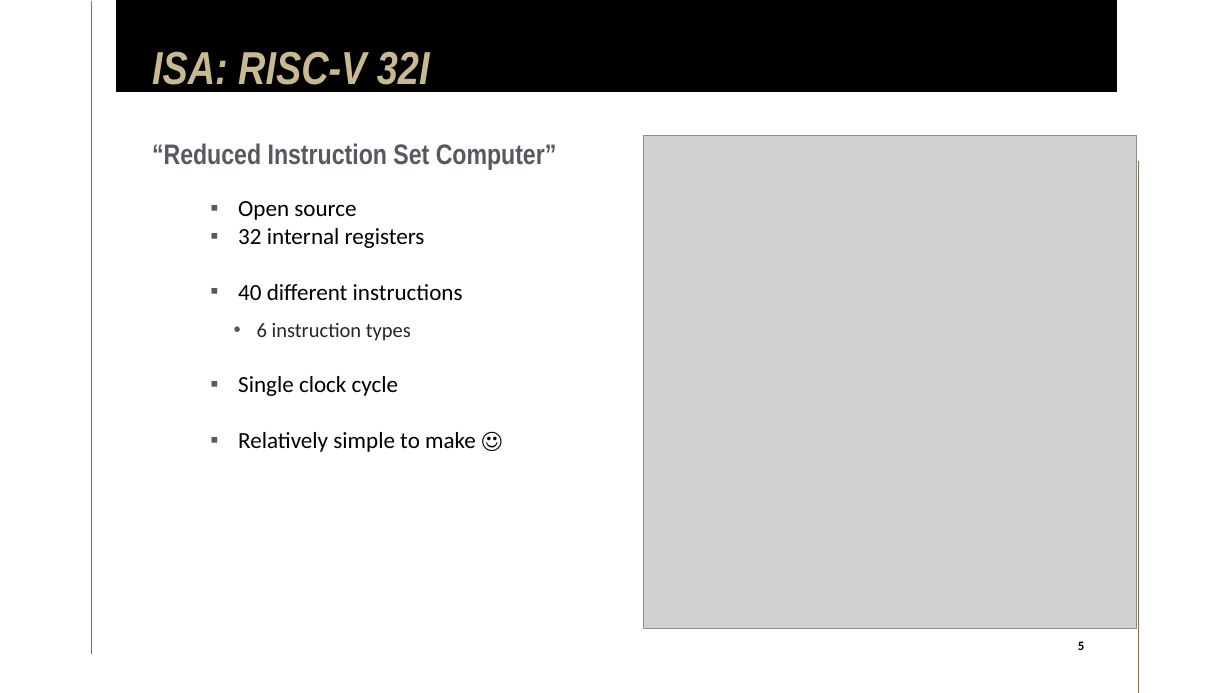
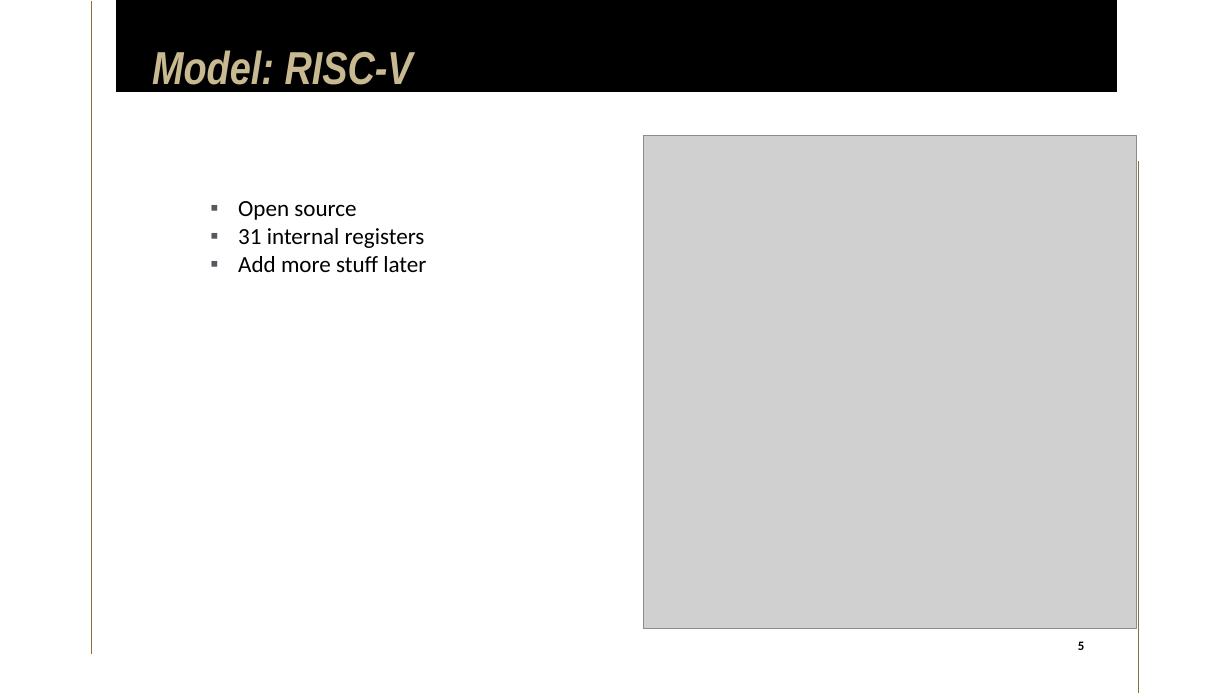
Before and after one commit to limichael246/STARS_2024, a slide deck: slide 5 of Project_Proposal.pptx. Drawn at 1232x693 pixels with LibreOffice and Linux fonts; fonts in the diff are those of the drawing; grey boxes stand for pictures. Boxes give left, top, right and bottom in pixels: in the first picture for what was removed or moved away, otherwise in the second. Text is boxed around its words. In the diff, an @@ line names an element or a change of style, - is before the commit and + after.

```diff
--- a/Project_Proposal.pptx
+++ b/Project_Proposal.pptx
@@ title at (152, 50, 413, 93): text changed @@
-ISA: RISC-V 32I
+Model: RISC-V
@@ subtitle removed at (152, 143, 557, 169) @@
-“Reduced Instruction Set Computer”
@@ text at (238, 228, 426, 272): text changed @@
-▪ 32 internal registers
-▪ 40 different instructions
-  • 6 instruction types
-▪ Single clock cycle
-▪ Relatively simple to make ☺
+▪ 31 internal registers
+▪ Add more stuff later
```
Also in this commit, not shown: 6 other slides changed, 5 slides added, 26 slides removed.
